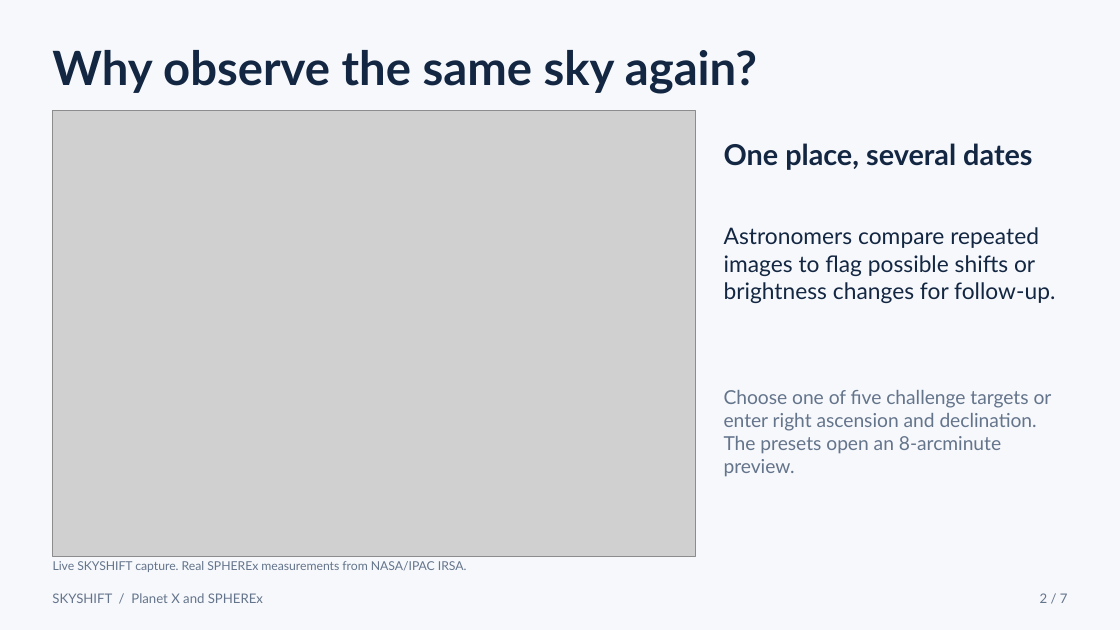
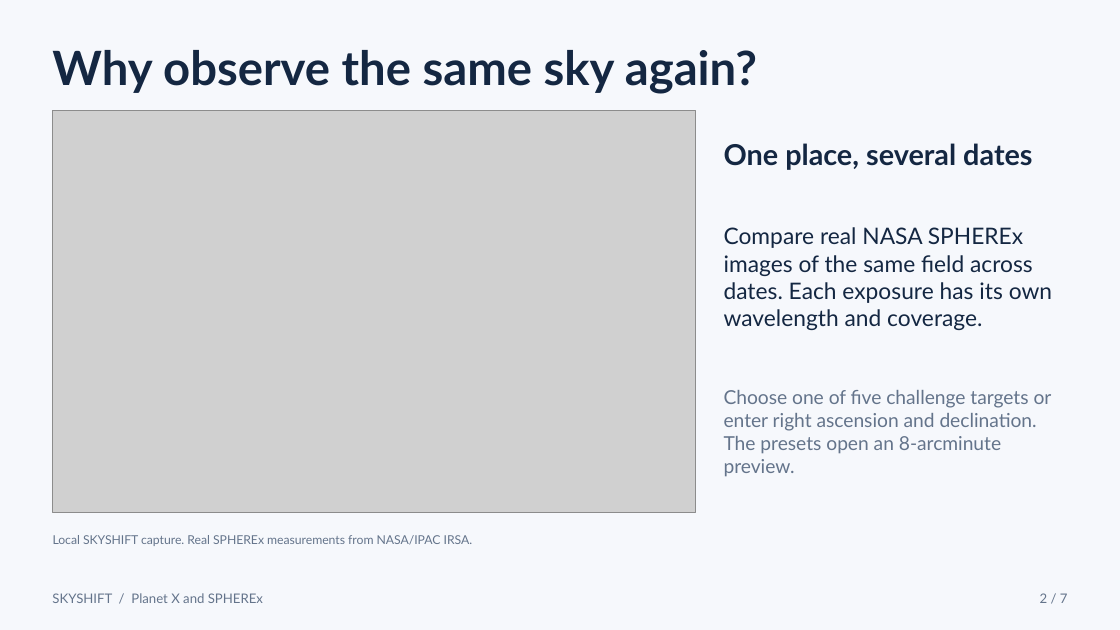
Before and after one commit to MuathYasin000/SKYSHIFT-, a slide deck: slide 2 of docs/demo/SKYSHIFT-demo.pptx. Drawn at 1120x630 pixels with LibreOffice and Linux fonts; fonts in the diff are those of the drawing; grey boxes stand for pictures. Boxes give left, top, right and bottom in pixels: in the first picture for what was removed or moved away, otherwise in the second. Text is boxed around its words. In the diff, an @@ line names an element or a change of style, - is before the commit and + after.

Commit message:
Rebuild the seven-slide demo and project screenshots

```diff
--- a/docs/demo/SKYSHIFT-demo.pptx
+++ b/docs/demo/SKYSHIFT-demo.pptx
@@ picture: place and size @@
-picture at (52,110,696,557)
+picture at (52,110,696,513)
@@ text at (724,227,1052,330): text changed @@
-Astronomers compare repeated images to flag possible shifts or brightness changes for follow-up.
+Compare real NASA SPHEREx images of the same field across dates. Each exposure has its own wavelength and coverage.
@@ text at (53,535,473,546): text changed @@
-Live SKYSHIFT capture. Real SPHEREx measurements from NASA/IPAC IRSA.
+Local SKYSHIFT capture. Real SPHEREx measurements from NASA/IPAC IRSA.
```
Also in this commit, not shown: 5 other slides changed, 7 other files.
